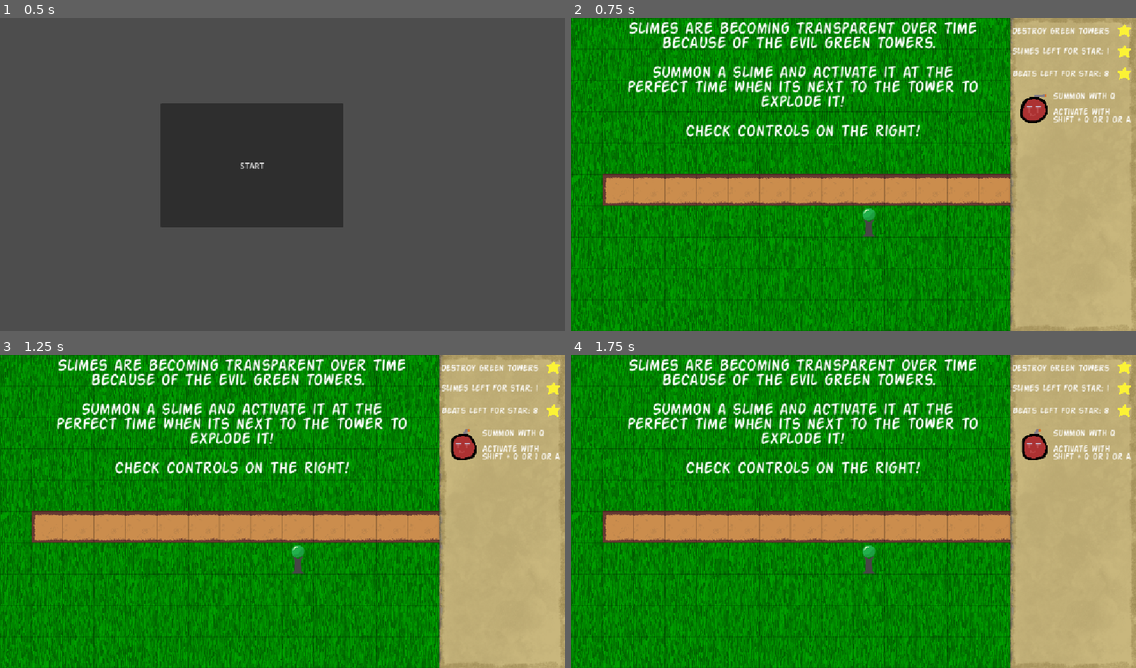
Above: before the commit, frames 1-4 (two rows, left to right).
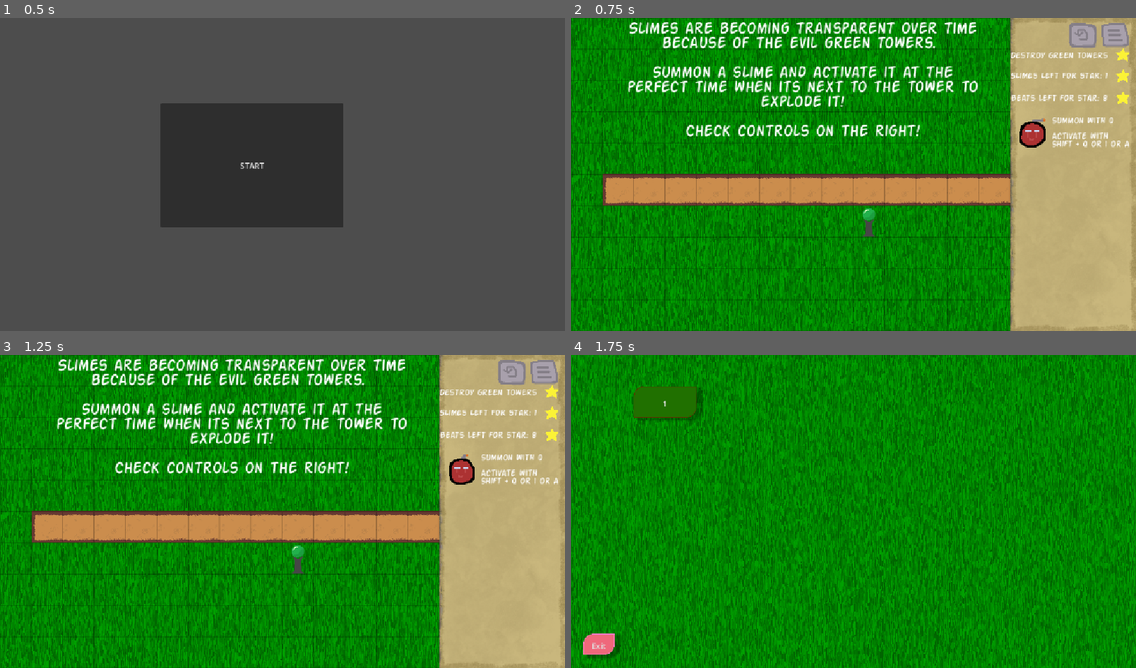
Above: after the commit, the same moments.

Repository: PeanutPiglet/SlimeTiming
Game: Godot game, scene res://levels/level_host.tscn
The game is run twice, just before and just after one commit, with the same random seed, the same clock (stepped at 60 frames per second) and the same inputs.
Inputs (mouse positions are in pixels of both pictures, inside the frame that each line leads up to):
- Up to frame 1 (0.5 s): no input
- Up to frame 2 (0.75 s): click "START" at 0.5 s
- Up to frame 3 (1.25 s): no input
- Up to frame 4 (1.75 s): click (1113, 370) at 1.27 s

Frame 1 is identical in both runs. In frame 2, 3.1% of the frame differs, in the area x 77-100%, y 1-42%; in frame 3, 3.1%; in frame 4, 59%, in the area x 0-100%, y 0-100%.

Commit message:
feat: bindings for restart, level, and menu buttons

Diff:
--- a/common/sidebar.gd
+++ b/common/sidebar.gd
@@ -26,3 +26,12 @@
 
 	$Troops.text = "Slimes left for star: " + str(t)
 	$Beats.text = "Beats left for star: " + str(b)
+
+
+
+
+func _on_burger_pressed() -> void:
+	get_tree().current_scene.toggle_selector()
+
+func _on_restart_button_pressed() -> void:
+	get_tree().current_scene.restart_level()
--- a/common/sidebar.tscn
+++ b/common/sidebar.tscn
@@ -3,6 +3,8 @@
 [ext_resource type="Script" uid="uid://joldxcfmycve" path="res://common/sidebar.gd" id="1_geqne"]
 [ext_resource type="Texture2D" uid="uid://dwvu21buvn44k" path="res://assets/sidebar1.png" id="1_ksp2n"]
 [ext_resource type="Texture2D" uid="uid://d312jyfpwx3f7" path="res://assets/slimes.png" id="2_cvd14"]
+[ext_resource type="PackedScene" uid="uid://cnvmwqbsyu758" path="res://levels/menus/burger.tscn" id="2_e7nbm"]
+[ext_resource type="PackedScene" uid="uid://bptm7hqg0phtd" path="res://levels/menus/restart_button.tscn" id="3_6t1vi"]
 [ext_resource type="Theme" uid="uid://bennoirdf5pl2" path="res://font/Action.tres" id="4_i141i"]
 [ext_resource type="Texture2D" uid="uid://vx7pbrei3j5l" path="res://assets/stars.png" id="5_ksp2n"]
 
@@ -112,11 +114,24 @@
 [node name="Sidebar" type="Node2D" unique_id=1662877161]
 script = ExtResource("1_geqne")
 
+[node name="Burger" parent="." unique_id=1089059563 instance=ExtResource("2_e7nbm")]
+offset_left = 54.0
+offset_top = -317.0
+offset_right = 118.0
+offset_bottom = -253.0
+
+[node name="RestartButton" parent="." unique_id=1522297315 instance=ExtResource("3_6t1vi")]
+offset_left = -11.0
+offset_top = -318.0
+offset_right = 53.0
+offset_bottom = -254.0
+
 [node name="Sidebar1" type="Sprite2D" parent="." unique_id=1213862611]
 texture = ExtResource("1_ksp2n")
 metadata/_edit_lock_ = true
 
 [node name="explode" type="Node2D" parent="." unique_id=144168104]
+position = Vector2(-3, 50)
 
 [node name="slime" type="AnimatedSprite2D" parent="explode" unique_id=403434904]
 position = Vector2(-80, -136)
@@ -174,6 +189,7 @@
 
 [node name="boost" type="Node2D" parent="." unique_id=1805860286]
 visible = false
+position = Vector2(-3, 50)
 
 [node name="AnimatedSprite2D3" type="AnimatedSprite2D" parent="boost" unique_id=649359359]
 position = Vector2(-83, 219)
@@ -192,40 +208,43 @@
 Shift + R or 4 or F"
 
 [node name="RichTextLabel2" type="RichTextLabel" parent="." unique_id=8766539]
-offset_left = -124.0
-offset_top = -300.0
-offset_right = 92.0
-offset_bottom = -223.0
+offset_left = -127.0
+offset_top = -250.0
+offset_right = 89.0
+offset_bottom = -173.0
 theme = ExtResource("4_i141i")
 text = "Destroy green towers"
 
 [node name="Beats" type="RichTextLabel" parent="." unique_id=1175343161]
-offset_left = -123.0
-offset_top = -213.0
+offset_left = -126.0
+offset_top = -163.0
+offset_right = 83.0
+offset_bottom = -131.0
+theme = ExtResource("4_i141i")
+text = "Beats Left: "
+
+[node name="Troops" type="RichTextLabel" parent="." unique_id=1474357132]
+offset_left = -127.0
+offset_top = -209.0
 offset_right = 86.0
-offset_bottom = -181.0
-theme = ExtResource("4_i141i")
-text = "Beats Left: "
-
-[node name="Troops" type="RichTextLabel" parent="." unique_id=1474357132]
-offset_left = -124.0
-offset_top = -259.0
-offset_right = 89.0
-offset_bottom = -226.0
+offset_bottom = -176.0
 theme = ExtResource("4_i141i")
 text = "Troops Left:"
 
 [node name="AnimatedSprite2D" type="AnimatedSprite2D" parent="." unique_id=168781169]
-position = Vector2(104, -296)
+position = Vector2(101, -246)
 scale = Vector2(0.5, 0.5)
 sprite_frames = SubResource("SpriteFrames_n2rqo")
 
 [node name="star2" type="AnimatedSprite2D" parent="." unique_id=1207717911]
-position = Vector2(104, -208)
+position = Vector2(101, -158)
 scale = Vector2(0.5, 0.5)
 sprite_frames = SubResource("SpriteFrames_n2rqo")
 
 [node name="star3" type="AnimatedSprite2D" parent="." unique_id=594928605]
-position = Vector2(104, -253)
+position = Vector2(101, -203)
 scale = Vector2(0.5, 0.5)
 sprite_frames = SubResource("SpriteFrames_n2rqo")
+
+[connection signal="pressed" from="Burger" to="." method="_on_burger_pressed"]
+[connection signal="pressed" from="RestartButton" to="." method="_on_restart_button_pressed"]
--- a/levels/level_host.tscn
+++ b/levels/level_host.tscn
@@ -12,3 +12,4 @@
 max_polyphony = 2
 
 [node name="Popup" parent="." unique_id=1956957411 instance=ExtResource("3_frel8")]
+visible = false
--- /dev/null
+++ b/levels/menus/burger.tscn
@@ -0,0 +1,9 @@
+[gd_scene format=3 uid="uid://cnvmwqbsyu758"]
+
+[ext_resource type="Texture2D" uid="uid://c8a0kfxo0gs3h" path="res://assets/buttons/burger_menu/burger_normal.png" id="1_vcmj2"]
+[ext_resource type="Texture2D" uid="uid://da45p6cb4f7fr" path="res://assets/buttons/burger_menu/burger_pressed.png" id="2_s3ima"]
+
+[node name="Burger" type="TextureButton" unique_id=1089059563]
+z_index = 99
+texture_normal = ExtResource("1_vcmj2")
+texture_pressed = ExtResource("2_s3ima")
--- /dev/null
+++ b/levels/menus/next_button.tscn
@@ -0,0 +1,8 @@
+[gd_scene format=3 uid="uid://huc2os3yyga2"]
+
+[ext_resource type="Texture2D" uid="uid://cl2168gbsvy7k" path="res://assets/buttons/next_button/next_noraml.png" id="1_sfe3w"]
+[ext_resource type="Texture2D" uid="uid://mdw85k16fapl" path="res://assets/buttons/next_button/next_pressed.png" id="2_nqgca"]
+
+[node name="NextButton" type="TextureButton" unique_id=1744743304]
+texture_normal = ExtResource("1_sfe3w")
+texture_pressed = ExtResource("2_nqgca")
--- /dev/null
+++ b/levels/menus/previous_button.tscn
@@ -0,0 +1,9 @@
+[gd_scene format=3 uid="uid://dou4tcx0cnuan"]
+
+[ext_resource type="Texture2D" uid="uid://cl2168gbsvy7k" path="res://assets/buttons/next_button/next_noraml.png" id="1_yym1t"]
+[ext_resource type="Texture2D" uid="uid://mdw85k16fapl" path="res://assets/buttons/next_button/next_pressed.png" id="2_0x34e"]
+
+[node name="PreviousButton" type="TextureButton" unique_id=1340267460]
+scale = Vector2(-1, 1)
+texture_normal = ExtResource("1_yym1t")
+texture_pressed = ExtResource("2_0x34e")
--- /dev/null
+++ b/levels/menus/restart_button.tscn
@@ -0,0 +1,9 @@
+[gd_scene format=3 uid="uid://bptm7hqg0phtd"]
+
+[ext_resource type="Texture2D" uid="uid://bwfx5p2d7gvbj" path="res://assets/buttons/restart_button/restart_noraml.png" id="1_n2rn0"]
+[ext_resource type="Texture2D" uid="uid://cweqs4c4uco55" path="res://assets/buttons/restart_button/restart_pressed.png" id="2_a0b8n"]
+
+[node name="RestartButton" type="TextureButton" unique_id=1522297315]
+z_index = 99
+texture_normal = ExtResource("1_n2rn0")
+texture_pressed = ExtResource("2_a0b8n")
--- a/levels/popup.tscn
+++ b/levels/popup.tscn
@@ -3,10 +3,9 @@
 [ext_resource type="Script" uid="uid://dcdqtetdoptcs" path="res://scripts/popup.gd" id="1_vfibl"]
 [ext_resource type="Texture2D" uid="uid://djsa0jnhw681o" path="res://assets/popup.png" id="2_i6by5"]
 [ext_resource type="Texture2D" uid="uid://vx7pbrei3j5l" path="res://assets/stars.png" id="3_ulybg"]
-[ext_resource type="Texture2D" uid="uid://bwfx5p2d7gvbj" path="res://assets/buttons/restart_button/restart_noraml.png" id="5_1mejo"]
-[ext_resource type="Texture2D" uid="uid://cweqs4c4uco55" path="res://assets/buttons/restart_button/restart_pressed.png" id="6_captd"]
-[ext_resource type="Texture2D" uid="uid://cl2168gbsvy7k" path="res://assets/buttons/next_button/next_noraml.png" id="6_mtlko"]
-[ext_resource type="Texture2D" uid="uid://mdw85k16fapl" path="res://assets/buttons/next_button/next_pressed.png" id="7_m0lxr"]
+[ext_resource type="PackedScene" uid="uid://huc2os3yyga2" path="res://levels/menus/next_button.tscn" id="4_captd"]
+[ext_resource type="PackedScene" uid="uid://bptm7hqg0phtd" path="res://levels/menus/restart_button.tscn" id="5_mtlko"]
+[ext_resource type="PackedScene" uid="uid://dou4tcx0cnuan" path="res://levels/menus/previous_button.tscn" id="6_m0lxr"]
 [ext_resource type="Theme" uid="uid://bennoirdf5pl2" path="res://font/Action.tres" id="8_mtlko"]
 
 [sub_resource type="AtlasTexture" id="AtlasTexture_1mejo"]
@@ -67,32 +66,23 @@
 frame = 2
 frame_progress = 1.0
 
-[node name="restart" type="TextureButton" parent="." unique_id=1738587376]
-offset_left = -31.0
-offset_top = 48.0
-offset_right = 33.0
-offset_bottom = 112.0
-texture_normal = ExtResource("5_1mejo")
-texture_pressed = ExtResource("6_captd")
+[node name="next" parent="." unique_id=2131092750 instance=ExtResource("4_captd")]
+offset_left = 152.0
+offset_top = 47.0
+offset_right = 152.0
+offset_bottom = 47.0
 
-[node name="next" type="TextureButton" parent="." unique_id=1312201741]
-offset_left = 90.0
-offset_top = 48.0
-offset_right = 154.0
-offset_bottom = 112.0
-texture_normal = ExtResource("6_mtlko")
-texture_pressed = ExtResource("7_m0lxr")
+[node name="restart" parent="." unique_id=1725364385 instance=ExtResource("5_mtlko")]
+offset_left = -33.0
+offset_top = 42.0
+offset_right = -33.0
+offset_bottom = 42.0
 
-[node name="previous" type="TextureButton" parent="." unique_id=1593440582]
-offset_left = -87.0
-offset_top = 47.0
-offset_right = -23.0
-offset_bottom = 111.0
-rotation = -6.2831855
-scale = Vector2(-1, 1)
-theme = ExtResource("8_mtlko")
-texture_normal = ExtResource("6_mtlko")
-texture_pressed = ExtResource("7_m0lxr")
+[node name="previous" parent="." unique_id=176185013 instance=ExtResource("6_m0lxr")]
+offset_left = -163.0
+offset_top = 40.0
+offset_right = -163.0
+offset_bottom = 40.0
 
 [node name="levelN" type="RichTextLabel" parent="." unique_id=540786031]
 offset_left = -128.0
--- a/project.godot
+++ b/project.godot
@@ -32,9 +32,10 @@
 
 [input]
 
-reload={
+restart={
 "deadzone": 0.2,
 "events": [Object(InputEventKey,"resource_local_to_scene":false,"resource_name":"","device":-1,"window_id":0,"alt_press …(192 unchanged characters)…
+, Object(InputEventKey,"resource_local_to_scene":false,"resource_name":"","device":16,"window_id":0,"alt_pressed":false,"shift_pressed":false,"ctrl_pressed":false,"meta_pressed":false,"pressed":false,"keycode":0,"physical_keycode":4194322,"key_label":0,"unicode":0,"location":0,"echo":false,"script":null)
 ]
 }
 spawn1={
@@ -100,6 +101,16 @@
 "events": [Object(InputEventKey,"resource_local_to_scene":false,"resource_name":"","device":-1,"window_id":0,"alt_press …(195 unchanged characters)…
 ]
 }
+next_level={
+"deadzone": 0.2,
+"events": [Object(InputEventKey,"resource_local_to_scene":false,"resource_name":"","device":16,"window_id":0,"alt_pressed":false,"shift_pressed":false,"ctrl_pressed":false,"meta_pressed":false,"pressed":false,"keycode":0,"physical_keycode":4194321,"key_label":0,"unicode":0,"location":0,"echo":false,"script":null)
+]
+}
+previous_level={
+"deadzone": 0.2,
+"events": [Object(InputEventKey,"resource_local_to_scene":false,"resource_name":"","device":16,"window_id":0,"alt_pressed":false,"shift_pressed":false,"ctrl_pressed":false,"meta_pressed":false,"pressed":false,"keycode":0,"physical_keycode":4194319,"key_label":0,"unicode":0,"location":0,"echo":false,"script":null)
+]
+}
 
 [physics]
 
--- a/scripts/level.gd
+++ b/scripts/level.gd
@@ -62,7 +62,7 @@
 		if Input.is_action_just_pressed("spawn4"):
 			spawn(4)
 
-	if Input.is_action_just_pressed("reload"):
+	if Input.is_action_just_pressed("restart"):
 		restart_callback.call()
 
 func spawn(type):
--- a/scripts/popup.gd
+++ b/scripts/popup.gd
@@ -8,7 +8,12 @@
 
 # Called every frame. 'delta' is the elapsed time since the previous frame.
 func _process(delta: float) -> void:
-	pass
+	if Input.is_action_just_pressed("next_level"):
+		_on_next_pressed()
+	elif Input.is_action_just_pressed("previous_level"):
+		_on_previous_pressed()
+	#elif Input.is_action_just_pressed("restart"):
+		#_on_restart_pressed()
 
 func activate() -> void:
 	self.position = _get_viewport_center();
Binary file added: assets/buttons/burger_menu/burger.aseprite
Binary file added: assets/buttons/burger_menu/burger_normal.png
Binary file added: assets/buttons/burger_menu/burger_pressed.png
Not shown: 1 places in levels/popup.tscn that only renumber resources
